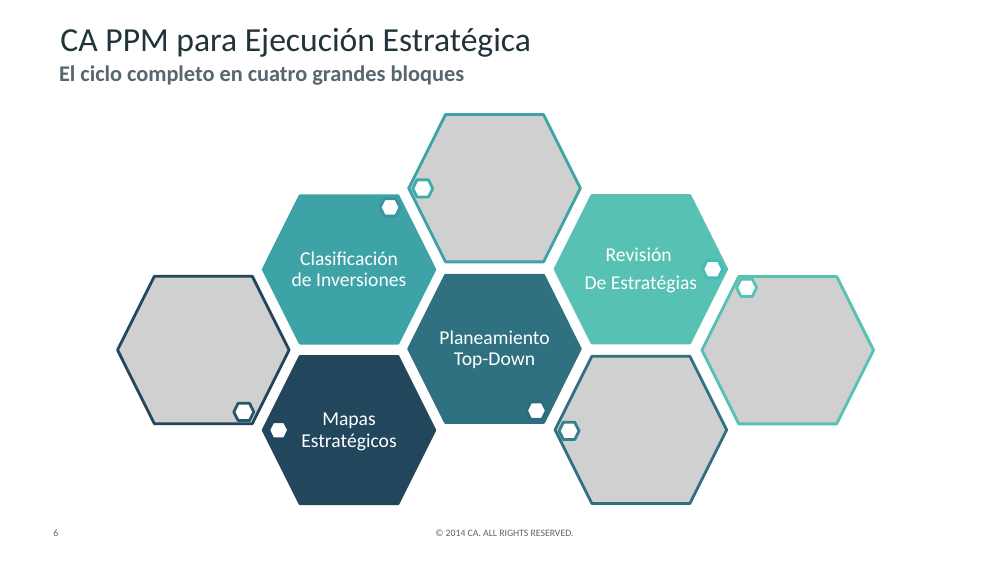
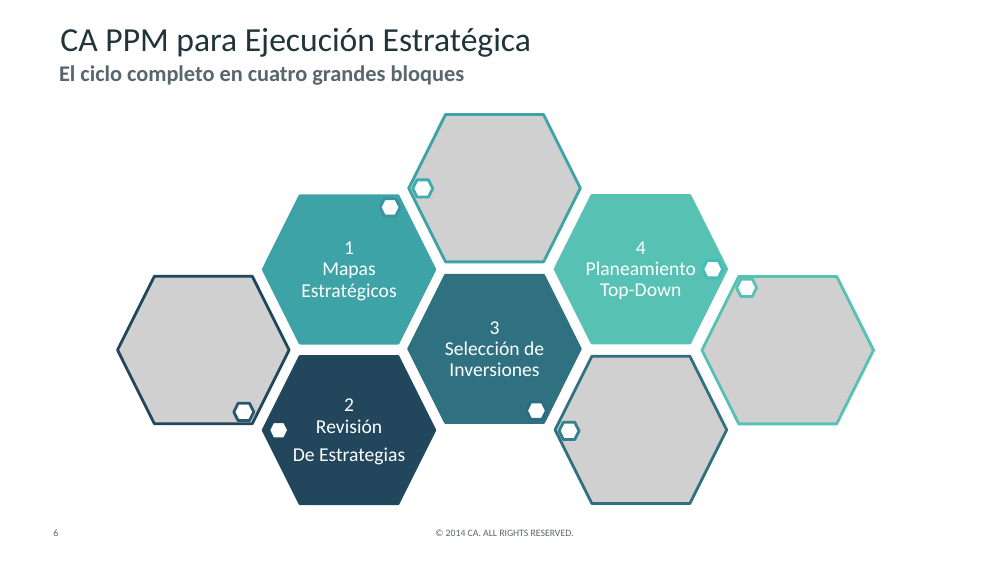
Before and after one commit to CALATAMITBMCOE/Strategic-Alignment, a slide deck: slide 6 of Documentation/CA PPM for Strategic Planning and Execution_ES.pptx. Drawn at 1008x568 pixels with LibreOffice and Linux fonts; fonts in the diff are those of the drawing; grey boxes stand for pictures; background and template pictures are left out. Boxes give left, top, right and bottom in pixels: in the first picture for what was removed or moved away, otherwise in the second. Text is boxed around its words. In the diff, an @@ line names an element or a change of style, - is before the commit and + after.

```diff
--- a/Documentation/CA PPM for Strategic Planning and Execution_ES.pptx
+++ b/Documentation/CA PPM for Strategic Planning and Execution_ES.pptx
@@ text removed at [292,251,406,286] @@
-Clasificación de Inversiones
@@ text at [301,241,396,301]: text changed @@
-Mapas Estratégicos
+1
+Mapas Estratégicos
@@ text removed at [585,247,697,293] @@
-Revisión
-De Estratégias
@@ text at [586,241,696,299]: text changed @@
-Planeamiento Top-Down
+4
+Planeamiento Top-Down
@@ text added at [445,321,544,376], 14 pt, text #FFFFFF @@
+3
+Selección de Inversiones
@@ text added at [293,398,405,465], 14 pt, text #FFFFFF @@
+2
+Revisión
+De Estrategias
```
Also in this commit, not shown: 17 other slides changed, 1 slide added, 3 other files.
